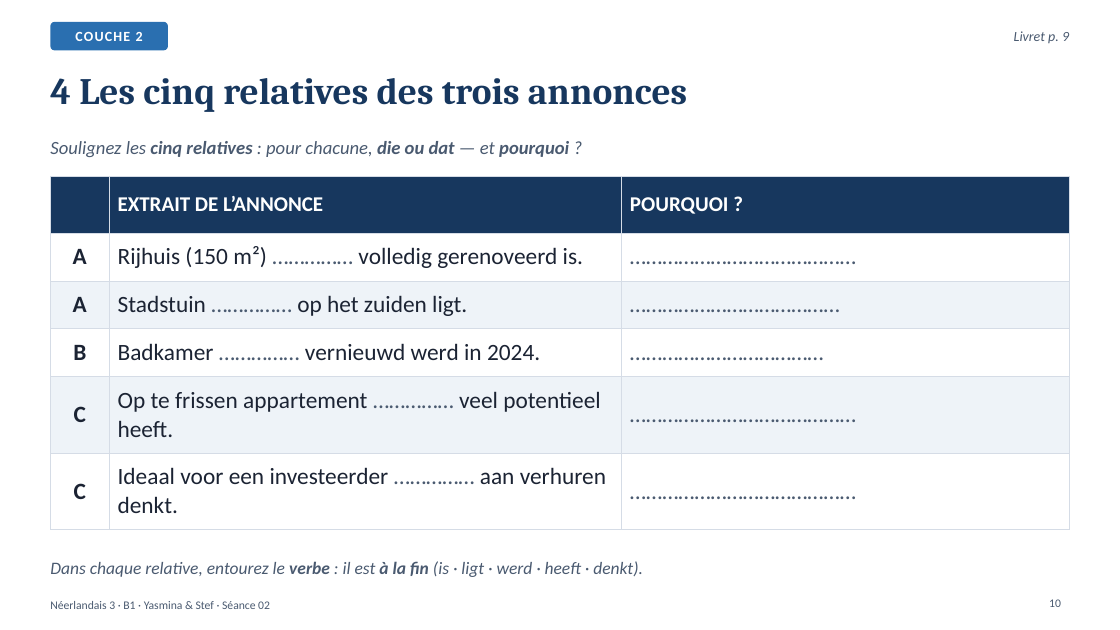
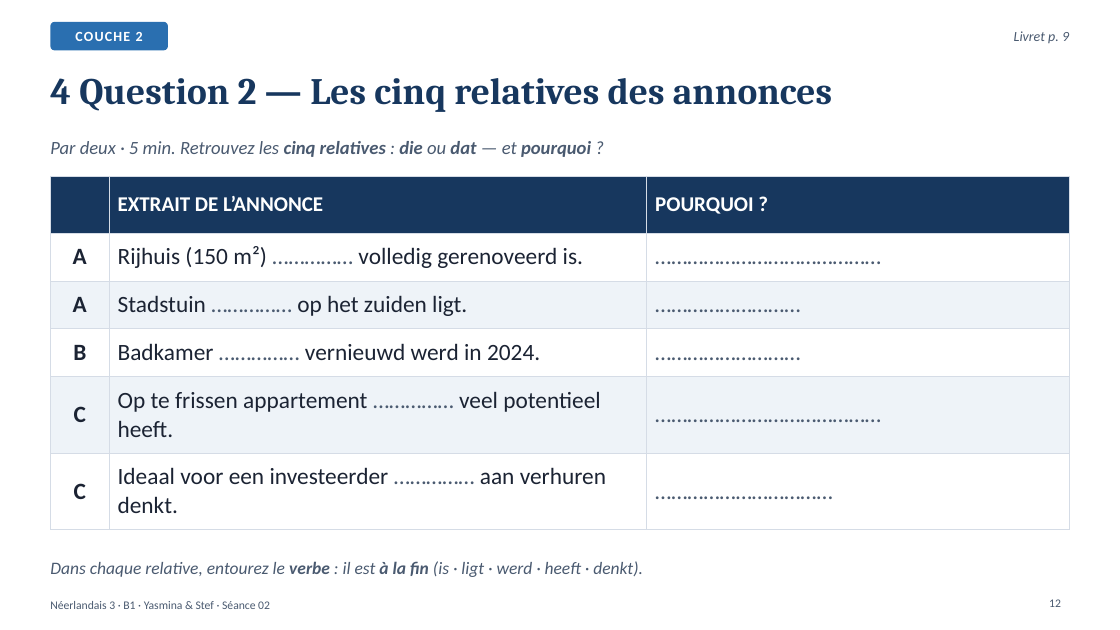
Before and after one commit to ajouniaux/talenleren, a slide deck: slide 12 of neerlandais3/powerpoints/Seance_02_De_woning_beschrijven.pptx (slide 10 before the commit). Drawn at 1120x630 pixels with LibreOffice and Linux fonts; fonts in the diff are those of the drawing. Boxes give left, top, right and bottom in pixels: in the first picture for what was removed or moved away, otherwise in the second. Text is boxed around its words. In the diff, an @@ line names an element or a change of style, - is before the commit and + after.

```diff
--- a/neerlandais3/powerpoints/Seance_02_De_woning_beschrijven.pptx
+++ b/neerlandais3/powerpoints/Seance_02_De_woning_beschrijven.pptx
@@ title at [50, 78, 832, 112]: text changed @@
-4 Les cinq relatives des trois annonces
+4 Question 2 — Les cinq relatives des annonces
@@ text at [50, 141, 591, 157]: text changed @@
-Soulignez les cinq relatives : pour chacune, die ou dat — et pourquoi ?
+Par deux · 5 min. Retrouvez les cinq relatives : die ou dat — et pourquoi ?
@@ table at [50, 176, 1070, 517] @@
-row 3, column 3: …………………………………
+row 3, column 3: ………………………
-row 4, column 3: ………………………………
+row 4, column 3: ………………………
-row 6, column 3: ……………………………………
+row 6, column 3: ……………………………
@@ page number at [1049, 599, 1061, 607]: text changed @@
-10
+12
```
Also in this commit, not shown: 18 other slides changed, 4 slides added, 5 slides removed, 15 other files.
